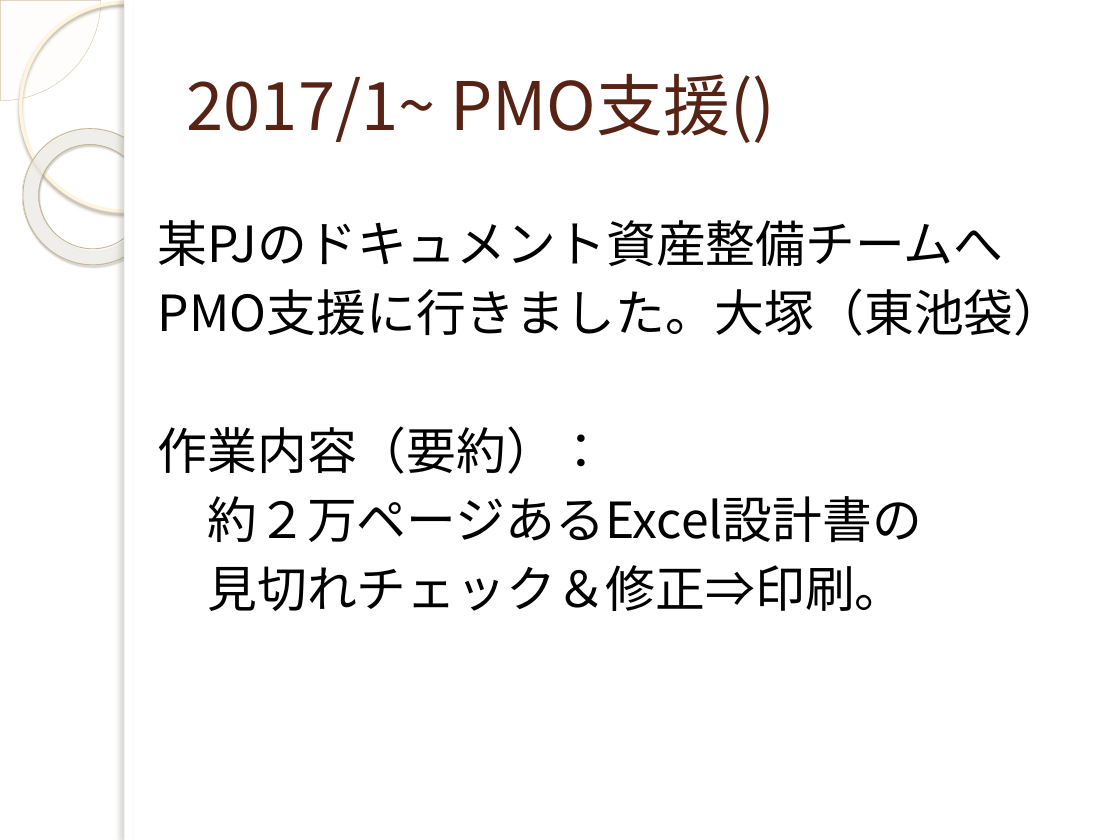
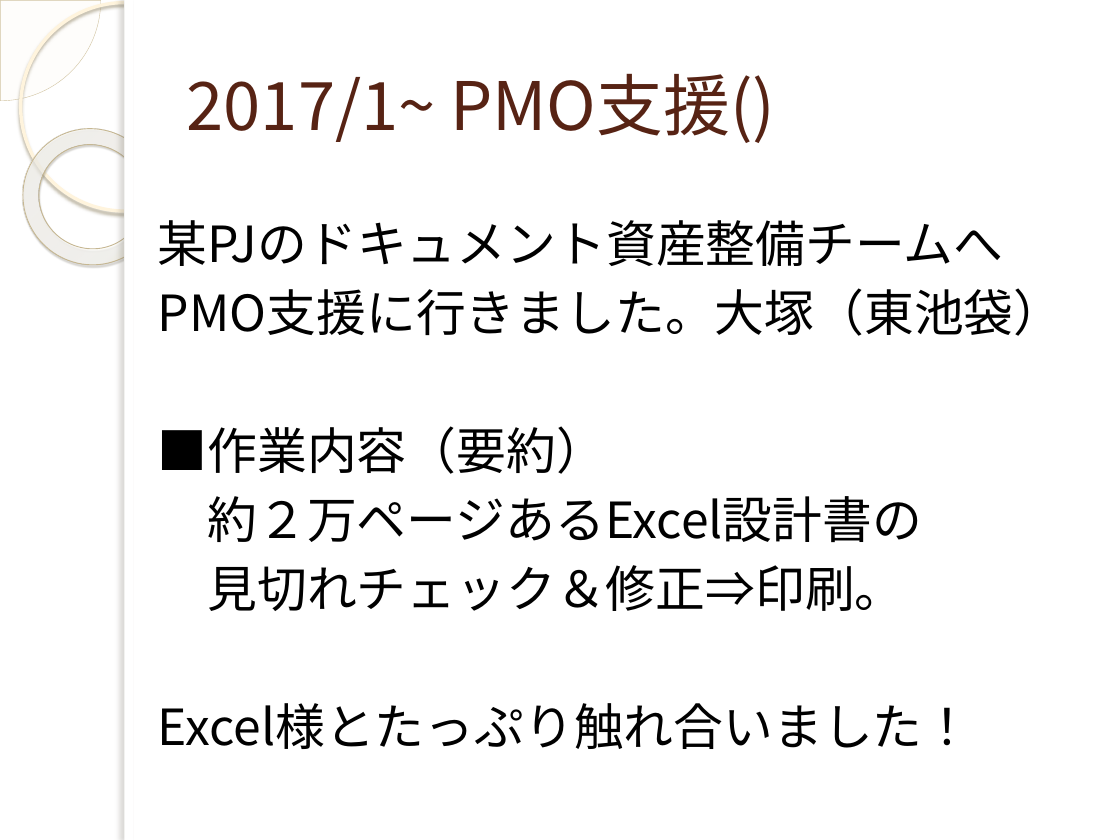
Before and after one commit to yuridonus/FEstudy, a slide deck: slide 5 of hateful_excel.pptx. Drawn at 1120x840 pixels with LibreOffice and Linux fonts; fonts in the diff are those of the drawing; background and template pictures are left out. Boxes give left, top, right and bottom in pixels: in the first picture for what was removed or moved away, otherwise in the second. Text is boxed around its words. In the diff, an @@ line names an element or a change of style, - is before the commit and + after.

```diff
--- a/hateful_excel.pptx
+++ b/hateful_excel.pptx
@@ text at (158, 426, 606, 474): text changed @@
-作業内容（要約）：
+■作業内容（要約）
@@ text at (158, 703, 973, 749): paragraph added @@
+Excel様とたっぷり触れ合いました！
```
Also in this commit, not shown: 2 other slides changed, 4 slides added, 4 slides removed, 1 other file.
